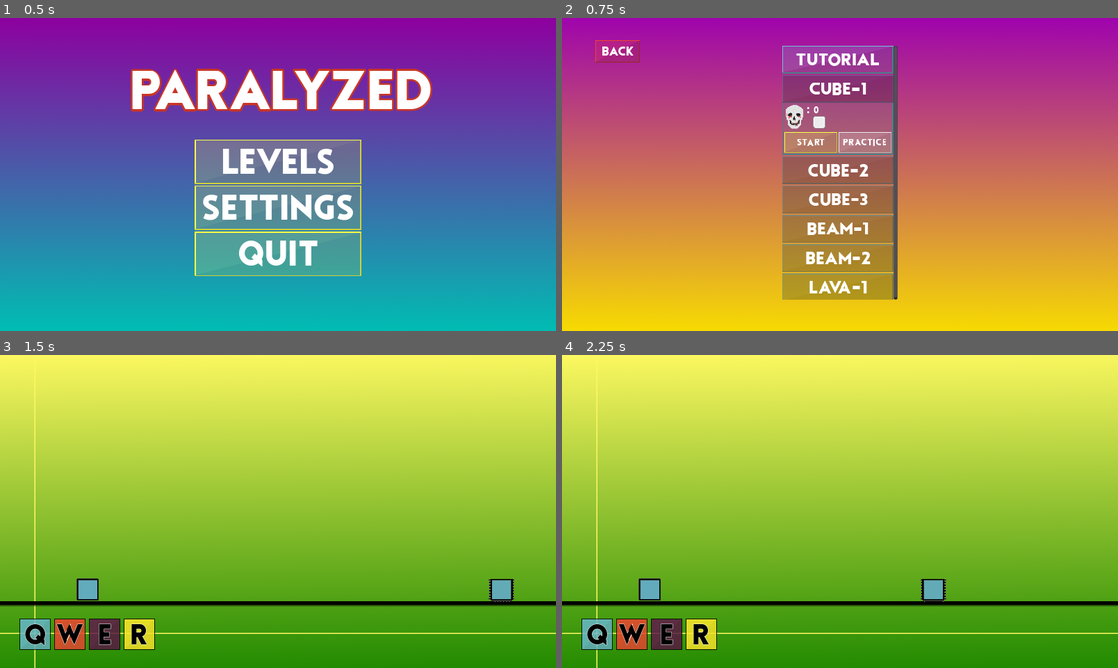
Above: before the commit, frames 1-4 (two rows, left to right).
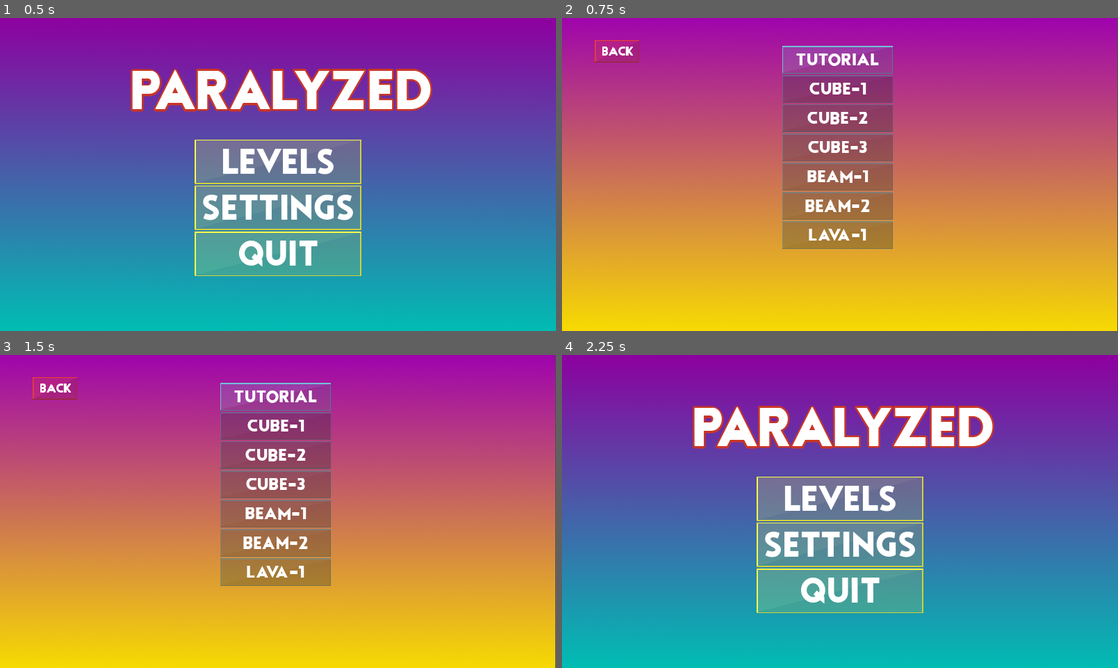
Above: after the commit, the same moments.

Repository: TheSeahorse/Paralyzed
Game: Godot game, scene res://Source/main.tscn
Two runs of this game, one before a commit and one after it. Both use one fixed random seed, a clock stepped at 60 frames per second and the inputs below.
Inputs (mouse positions are in pixels of both pictures, inside the frame that each line leads up to):
- Up to frame 1 (0.5 s): no input
- Up to frame 2 (0.75 s): click "levels" at 0.5 s
- Up to frame 3 (1.5 s): click (250, 480) at 1.25 s, where only the run before the commit has a clickable "start"
- Up to frame 4 (2.25 s): click (617, 389) at 2 s, where only the run after the commit has a clickable "back"

Frame 1 is identical in both runs. In frame 2, 9.6% of the frame differs, in the area x 5-100%, y 0-100%; in frame 3, 100%; in frame 4, 100%, in the area x 0-100%, y 0-100%.

Commit message:
LEVELS_CLEARED and DEATHS now also count practice levels separately

Diff:
--- a/Character models/Menues/Fonts/start_practice.tres
+++ b/Character models/Menues/Fonts/start_practice.tres
@@ -3,5 +3,5 @@
 [ext_resource path="res://Character models/Menues/Fonts/Tourmaline-Bold.ttf" type="DynamicFontData" id=1]
 
 [resource]
-size = 26
+size = 24
 font_data = ExtResource( 1 )
--- a/Source/Levels/tutorial.tscn
+++ b/Source/Levels/tutorial.tscn
@@ -7,7 +7,7 @@
 [ext_resource path="res://Source/Actors/popup.tscn" type="PackedScene" id=6]
 
 [node name="tutorial" type="Node2D"]
-position = Vector2( 975, -2 )
+position = Vector2( 974, 19 )
 script = ExtResource( 1 )
 
 [node name="TileMap" type="TileMap" parent="."]
@@ -17,7 +17,7 @@
 collision_layer = 8
 collision_mask = 0
 format = 1
-tile_data = PoolIntArray( 1179549, 0, 0, 1179550, 0, 0, 1179551, 0, 0,  …(4230 unchanged characters)…
+tile_data = PoolIntArray( 1179532, 0, 0, 1179533, 0, 0, 1179534, 0, 0, 1179535, 0, 0, 1179536, 0, 0, 1179537, 0, 0, 1179538, 0, 0, 1179539, 0, 0, 1179540, 0, 0, 1179541, 0, 0, 1179542, 0, 0, 1179543, 0, 0, 1179544, 0, 0, 1179545, 0, 0, 1179546, 0, 0, 1179547, 0, 0, 1179548, 0, 0, 1179549, 0, 0, 1179550, 0, 0, 1179551, 0, 0,  …(4230 unchanged characters)…
 
 [node name="square2" parent="." instance=ExtResource( 5 )]
 position = Vector2( 904, -19 )
--- a/Source/Menues/levelMenu.gd
+++ b/Source/Menues/levelMenu.gd
@@ -16,8 +16,12 @@
 	var counter = 0
 	for n in level_node.get_children():
 		var death_node = get_node("ScrollContainer/levels/" + n.get_name() + "/TextureRect/deaths")
+		var death_practice_node = get_node("ScrollContainer/levels/" + n.get_name() + "/TextureRect/deaths_practice")
+		var deaths_array = get_parent().get_parent().DEATHS[counter]
 		if death_node != null:
-			death_node.set_text(": " + str(get_parent().get_parent().DEATHS[counter]))
+			death_node.set_text(": " + str(deaths_array[0]))
+		if death_practice_node != null:
+			death_practice_node.set_text(": " + str(deaths_array[1]))
 		counter += 1
 
 
@@ -76,12 +80,23 @@
 	hide_level_menu()
 
 
+# called in mainMenu
 func enable_level(level: String):
 	var node = get_node("ScrollContainer/levels/" + level + "/TextureButton")
 	if node != null:
 		node.set_disabled(false)
 
 
+# called in mainMenu
+func show_checkmarks(level_number: int, cleared_normal: bool, cleared_practice: bool):
+	var container = get_node("ScrollContainer/levels")
+	var levels = container.get_children()
+	var level = levels[level_number]
+	if cleared_normal:
+		get_node("ScrollContainer/levels/" + level.get_name() + "/TextureRect/HBoxContainer/TextureButton2/checkmark").show()
+	if cleared_practice:
+		get_node("ScrollContainer/levels/" + level.get_name() + "/TextureRect/HBoxContainer/TextureButton/checkmark").show()
+
 func _on_goBack_pressed() -> void:
 	if get_parent().get_parent().SETTINGS[2]:
 		$click.play()
--- a/Source/Menues/levelMenu.tscn
+++ b/Source/Menues/levelMenu.tscn
@@ -21,11 +21,13 @@
 [ext_resource path="res://Character models/Menues/practice_button_normal.png" type="Texture" id=19]
 [ext_resource path="res://Character models/Menues/Fonts/start_practice.tres" type="DynamicFont" id=20]
 [ext_resource path="res://Character models/Menues/skull.png" type="Texture" id=21]
-[ext_resource path="res://Character models/Menues/grey_box.png" type="Texture" id=22]
+[ext_resource path="res://Character models/Menues/blue_checkmark.png" type="Texture" id=22]
 
 [node name="menu" type="Control"]
 anchor_right = 1.0
 anchor_bottom = 1.0
+margin_left = -1.0
+margin_right = -1.0
 script = ExtResource( 1 )
 __meta__ = {
 "_edit_use_anchors_": false
@@ -47,7 +49,7 @@
 
 [node name="levels" type="VBoxContainer" parent="ScrollContainer"]
 margin_right = 320.0
-margin_bottom = 738.0
+margin_bottom = 584.0
 __meta__ = {
 "_edit_use_anchors_": false
 }
@@ -105,6 +107,17 @@
 "_edit_use_anchors_": false
 }
 
+[node name="checkmark" type="TextureRect" parent="ScrollContainer/levels/tutorial/TextureRect/HBoxContainer/TextureButton2"]
+visible = false
+margin_left = 127.0
+margin_top = 35.0
+margin_right = 148.0
+margin_bottom = 55.0
+texture = ExtResource( 22 )
+__meta__ = {
+"_edit_use_anchors_": false
+}
+
 [node name="Label" type="Label" parent="ScrollContainer/levels/tutorial/TextureRect/HBoxContainer/TextureButton2"]
 anchor_right = 1.0
 anchor_bottom = 1.0
@@ -132,6 +145,17 @@
 text = "practice"
 align = 1
 valign = 1
+__meta__ = {
+"_edit_use_anchors_": false
+}
+
+[node name="checkmark" type="TextureRect" parent="ScrollContainer/levels/tutorial/TextureRect/HBoxContainer/TextureButton"]
+visible = false
+margin_left = 128.0
+margin_top = 35.0
+margin_right = 149.0
+margin_bottom = 55.0
+texture = ExtResource( 22 )
 __meta__ = {
 "_edit_use_anchors_": false
 }
@@ -148,6 +172,18 @@
 "_edit_use_anchors_": false
 }
 
+[node name="TextureRect2" type="TextureRect" parent="ScrollContainer/levels/tutorial/TextureRect"]
+anchor_top = 0.5
+anchor_bottom = 0.5
+margin_left = 166.0
+margin_top = -68.0
+margin_right = 224.0
+margin_bottom = 2.0
+texture = ExtResource( 21 )
+__meta__ = {
+"_edit_use_anchors_": false
+}
+
 [node name="deaths" type="Label" parent="ScrollContainer/levels/tutorial/TextureRect"]
 anchor_top = 0.5
 anchor_bottom = 0.5
@@ -156,11 +192,22 @@
 margin_right = 84.0
 margin_bottom = -18.0
 custom_fonts/font = ExtResource( 20 )
+text = ": 102"
+
+[node name="deaths_practice" type="Label" parent="ScrollContainer/levels/tutorial/TextureRect"]
+anchor_top = 0.5
+anchor_bottom = 0.5
+margin_left = 230.0
+margin_top = -46.0
+margin_right = 239.0
+margin_bottom = -18.0
+custom_fonts/font = ExtResource( 20 )
+text = ": 221"
 
 [node name="level1" type="VBoxContainer" parent="ScrollContainer/levels"]
 margin_top = 84.0
 margin_right = 320.0
-margin_bottom = 318.0
+margin_bottom = 164.0
 
 [node name="TextureButton" type="TextureButton" parent="ScrollContainer/levels/level1"]
 margin_right = 320.0
@@ -183,6 +230,7 @@
 }
 
 [node name="TextureRect" type="TextureRect" parent="ScrollContainer/levels/level1"]
+visible = false
 margin_top = 84.0
 margin_right = 320.0
 margin_bottom = 234.0
@@ -211,6 +259,17 @@
 "_edit_use_anchors_": false
 }
 
+[node name="checkmark" type="TextureRect" parent="ScrollContainer/levels/level1/TextureRect/HBoxContainer/TextureButton2"]
+visible = false
+margin_left = 127.0
+margin_top = 35.0
+margin_right = 148.0
+margin_bottom = 55.0
+texture = ExtResource( 22 )
+__meta__ = {
+"_edit_use_anchors_": false
+}
+
 [node name="Label" type="Label" parent="ScrollContainer/levels/level1/TextureRect/HBoxContainer/TextureButton2"]
 anchor_right = 1.0
 anchor_bottom = 1.0
@@ -242,23 +301,37 @@
 "_edit_use_anchors_": false
 }
 
+[node name="checkmark" type="TextureRect" parent="ScrollContainer/levels/level1/TextureRect/HBoxContainer/TextureButton"]
+visible = false
+margin_left = 128.0
+margin_top = 35.0
+margin_right = 149.0
+margin_bottom = 55.0
+texture = ExtResource( 22 )
+__meta__ = {
+"_edit_use_anchors_": false
+}
+
 [node name="TextureRect" type="TextureRect" parent="ScrollContainer/levels/level1/TextureRect"]
 anchor_top = 0.5
 anchor_bottom = 0.5
-margin_left = 6.0
-margin_top = -70.0
-margin_right = 64.0
+margin_left = 11.0
+margin_top = -68.0
+margin_right = 69.0
+margin_bottom = 2.0
 texture = ExtResource( 21 )
 __meta__ = {
 "_edit_use_anchors_": false
 }
 
 [node name="TextureRect2" type="TextureRect" parent="ScrollContainer/levels/level1/TextureRect"]
-margin_left = 88.0
-margin_top = 38.0
-margin_right = 126.0
-margin_bottom = 74.0
-texture = ExtResource( 22 )
+anchor_top = 0.5
+anchor_bottom = 0.5
+margin_left = 166.0
+margin_top = -68.0
+margin_right = 224.0
+margin_bottom = 2.0
+texture = ExtResource( 21 )
 __meta__ = {
 "_edit_use_anchors_": false
 }
@@ -266,20 +339,27 @@
 [node name="deaths" type="Label" parent="ScrollContainer/levels/level1/TextureRect"]
 anchor_top = 0.5
 anchor_bottom = 0.5
-margin_left = 70.0
-margin_top = -69.0
-margin_right = 120.0
-margin_bottom = -41.0
-custom_fonts/font = ExtResource( 20 )
-text = ": 111"
-__meta__ = {
-"_edit_use_anchors_": false
-}
+margin_left = 75.0
+margin_top = -46.0
+margin_right = 84.0
+margin_bottom = -18.0
+custom_fonts/font = ExtResource( 20 )
+text = ": 102"
+
+[node name="deaths_practice" type="Label" parent="ScrollContainer/levels/level1/TextureRect"]
+anchor_top = 0.5
+anchor_bottom = 0.5
+margin_left = 230.0
+margin_top = -46.0
+margin_right = 239.0
+margin_bottom = -18.0
+custom_fonts/font = ExtResource( 20 )
+text = ": 221"
 
 [node name="level2" type="VBoxContainer" parent="ScrollContainer/levels"]
-margin_top = 322.0
-margin_right = 320.0
-margin_bottom = 402.0
+margin_top = 168.0
+margin_right = 320.0
+margin_bottom = 248.0
 
 [node name="TextureButton" type="TextureButton" parent="ScrollContainer/levels/level2"]
 margin_right = 320.0
@@ -331,6 +411,17 @@
 "_edit_use_anchors_": false
 }
 
+[node name="checkmark" type="TextureRect" parent="ScrollContainer/levels/level2/TextureRect/HBoxContainer/TextureButton2"]
+visible = false
+margin_left = 127.0
+margin_top = 35.0
+margin_right = 148.0
+margin_bottom = 55.0
+texture = ExtResource( 22 )
+__meta__ = {
+"_edit_use_anchors_": false
+}
+
 [node name="Label" type="Label" parent="ScrollContainer/levels/level2/TextureRect/HBoxContainer/TextureButton2"]
 anchor_right = 1.0
 anchor_bottom = 1.0
@@ -358,6 +449,17 @@
 text = "practice"
 align = 1
 valign = 1
+__meta__ = {
+"_edit_use_anchors_": false
+}
+
+[node name="checkmark" type="TextureRect" parent="ScrollContainer/levels/level2/TextureRect/HBoxContainer/TextureButton"]
+visible = false
+margin_left = 128.0
+margin_top = 35.0
+margin_right = 149.0
+margin_bottom = 55.0
+texture = ExtResource( 22 )
 __meta__ = {
 "_edit_use_anchors_": false
 }
@@ -374,6 +476,18 @@
 "_edit_use_anchors_": false
 }
 
+[node name="TextureRect2" type="TextureRect" parent="ScrollContainer/levels/level2/TextureRect"]
+anchor_top = 0.5
+anchor_bottom = 0.5
+margin_left = 166.0
+margin_top = -68.0
+margin_right = 224.0
+margin_bottom = 2.0
+texture = ExtResource( 21 )
+__meta__ = {
+"_edit_use_anchors_": false
+}
+
 [node name="deaths" type="Label" parent="ScrollContainer/levels/level2/TextureRect"]
 anchor_top = 0.5
 anchor_bottom = 0.5
@@ -382,11 +496,22 @@
 margin_right = 84.0
 margin_bottom = -18.0
 custom_fonts/font = ExtResource( 20 )
+text = ": 102"
+
+[node name="deaths_practice" type="Label" parent="ScrollContainer/levels/level2/TextureRect"]
+anchor_top = 0.5
+anchor_bottom = 0.5
+margin_left = 230.0
+margin_top = -46.0
+margin_right = 239.0
+margin_bottom = -18.0
+custom_fonts/font = ExtResource( 20 )
+text = ": 221"
 
 [node name="level3" type="VBoxContainer" parent="ScrollContainer/levels"]
-margin_top = 406.0
-margin_right = 320.0
-margin_bottom = 486.0
+margin_top = 252.0
+margin_right = 320.0
+margin_bottom = 332.0
 
 [node name="TextureButton" type="TextureButton" parent="ScrollContainer/levels/level3"]
 margin_right = 320.0
@@ -410,9 +535,8 @@
 
 [node name="TextureRect" type="TextureRect" parent="ScrollContainer/levels/level3"]
 visible = false
-margin_top = 84.0
-margin_right = 320.0
-margin_bottom = 234.0
+margin_right = 320.0
+margin_bottom = 150.0
 texture = ExtResource( 13 )
 
 [node name="HBoxContainer" type="HBoxContainer" parent="ScrollContainer/levels/level3/TextureRect"]
@@ -438,6 +562,17 @@
 "_edit_use_anchors_": false
 }
 
+[node name="checkmark" type="TextureRect" parent="ScrollContainer/levels/level3/TextureRect/HBoxContainer/TextureButton2"]
+visible = false
+margin_left = 127.0
+margin_top = 35.0
+margin_right = 148.0
+margin_bottom = 55.0
+texture = ExtResource( 22 )
+__meta__ = {
+"_edit_use_anchors_": false
+}
+
 [node name="Label" type="Label" parent="ScrollContainer/levels/level3/TextureRect/HBoxContainer/TextureButton2"]
 anchor_right = 1.0
 anchor_bottom = 1.0
@@ -465,6 +600,17 @@
 text = "practice"
 align = 1
 valign = 1
+__meta__ = {
+"_edit_use_anchors_": false
+}
+
+[node name="checkmark" type="TextureRect" parent="ScrollContainer/levels/level3/TextureRect/HBoxContainer/TextureButton"]
+visible = false
+margin_left = 128.0
+margin_top = 35.0
+margin_right = 149.0
+margin_bottom = 55.0
+texture = ExtResource( 22 )
 __meta__ = {
 "_edit_use_anchors_": false
 }
@@ -481,6 +627,18 @@
 "_edit_use_anchors_": false
 }
 
+[node name="TextureRect2" type="TextureRect" parent="ScrollContainer/levels/level3/TextureRect"]
+anchor_top = 0.5
+anchor_bottom = 0.5
+margin_left = 166.0
+margin_top = -68.0
+margin_right = 224.0
+margin_bottom = 2.0
+texture = ExtResource( 21 )
+__meta__ = {
+"_edit_use_anchors_": false
+}
+
 [node name="deaths" type="Label" parent="ScrollContainer/levels/level3/TextureRect"]
 anchor_top = 0.5
 anchor_bottom = 0.5
@@ -489,11 +647,22 @@
 margin_right = 84.0
 margin_bottom = -18.0
 custom_fonts/font = ExtResource( 20 )
+text = ": 102"
+
+[node name="deaths_practice" type="Label" parent="ScrollContainer/levels/level3/TextureRect"]
+anchor_top = 0.5
+anchor_bottom = 0.5
+margin_left = 230.0
+margin_top = -46.0
+margin_right = 239.0
+margin_bottom = -18.0
+custom_fonts/font = ExtResource( 20 )
+text = ": 221"
 
 [node name="level4" type="VBoxContainer" parent="ScrollContainer/levels"]
-margin_top = 490.0
-margin_right = 320.0
-margin_bottom = 570.0
+margin_top = 336.0
+margin_right = 320.0
+margin_bottom = 416.0
 
 [node name="TextureButton" type="TextureButton" parent="ScrollContainer/levels/level4"]
 margin_right = 320.0
@@ -598,9 +767,9 @@
 custom_fonts/font = ExtResource( 20 )
 
 [node name="level5" type="VBoxContainer" parent="ScrollContainer/levels"]
-margin_top = 574.0
-margin_right = 320.0
-margin_bottom = 654.0
+margin_top = 420.0
+margin_right = 320.0
+margin_bottom = 500.0
 
 [node name="TextureButton" type="TextureButton" parent="ScrollContainer/levels/level5"]
 margin_right = 320.0
@@ -705,9 +874,9 @@
 custom_fonts/font = ExtResource( 20 )
 
 [node name="level6" type="VBoxContainer" parent="ScrollContainer/levels"]
-margin_top = 658.0
-margin_right = 320.0
-margin_bottom = 738.0
+margin_top = 504.0
+margin_right = 320.0
+margin_bottom = 584.0
 
 [node name="TextureButton" type="TextureButton" parent="ScrollContainer/levels/level6"]
 margin_right = 320.0
--- a/Source/Menues/mainMenu.gd
+++ b/Source/Menues/mainMenu.gd
@@ -104,16 +104,19 @@
 	display_cleared_levels()
 	levelmenu.show_level_menu()
 
-
+# just nu visar den bara alla nivåer som är efter en nivå klarad i normal mode
 func display_cleared_levels():
 	var levels_cleared = get_parent().LEVELS_CLEARED
 	var level_order = get_parent().LEVEL_ORDER
-	for level in levels_cleared:
-		if level_order.size() - 1 == levels_cleared.find(level):
-			return
-		else:
-			var next_level = level_order[level_order.find(level) + 1]
-			levelmenu.enable_level(next_level)
+	var count = 0
+	for levels in levels_cleared:
+		var cleared_normal = levels[0]
+		var cleared_practice = levels[1]
+		if cleared_normal:
+			if count < level_order.size():
+				levelmenu.enable_level(level_order[count + 1])
+		levelmenu.show_checkmarks(count, cleared_normal, cleared_practice)
+		count += 1
 
 
 func _on_Start_pressed() -> void:
--- a/Source/Tutorials/levelCleared.gd
+++ b/Source/Tutorials/levelCleared.gd
@@ -15,8 +15,9 @@
 
 func calculate_deaths():
 	var total_deaths = 0
-	for death in get_parent().DEATHS:
-		total_deaths += death
+	for deaths in get_parent().DEATHS:
+		total_deaths += deaths[0]
+		total_deaths += deaths[1]
 	$Sprite/totaldeaths.text = "Total deaths: " + str(total_deaths + get_parent().CURRENT_DEATHS)
 	$Sprite/deaths.text = "Deaths: " + str(get_parent().CURRENT_DEATHS)
 
--- a/Source/main.gd
+++ b/Source/main.gd
@@ -12,12 +12,12 @@
 var LEVEL_START_TIME # the unix.time current level started playing
 var TIME_PLAYED # the total time the game has been played in seconds (since last save)
 var CURRENT_DEATHS: int = 0 # amount of deaths on current run of current level
-var DEATHS: Array # amount of deaths in each stage
+var DEATHS: Array # array of arrays with [normal,practice] structure, in order of the levels
 var CURRENT_LEVEL # name of most recent level as a string
 var PRACTICE # true if practice play is on, false if real play is on
 var PRACTICE_SAVED_PLAYER_VECTORS: = [] # all the saved player positions from first to last in a practice round
 var LEVEL_ORDER: Array = ["tutorial", "level1", "level2", "level3", "level4"] # order in which the levels should appear, used in mainMenu
-var LEVELS_CLEARED: Array # the amount of unique levels cleared
+var LEVELS_CLEARED: Array # array of arrays in format [[true, false], [false, true]] where [normal_level, practice_level] and all levels are in order, tutorial first
 var CAN_PAUSE: = true
 var SETTINGS: = [true, true, true] #settings in a "map" HUD, Music, Sound
 
@@ -56,7 +56,7 @@
 	CURRENT_LEVEL = levelName
 	player = load("res://Source/Actors/player.tscn").instance()
 	player.connect("levelcleared", self, "display_popup", ["levelCleared"])
-	player.connect("playerdead", self, "restart_level", [levelName])
+	player.connect("playerdead", self, "player_died")
 	level = load("res://Source/Levels/" + levelName + ".tscn").instance()
 	if SETTINGS[0]:
 		hud = load("res://Source/Tutorials/playerHud.tscn").instance()
@@ -122,18 +122,33 @@
 
 func player_cleared_level():
 	save_deaths()
-	if not LEVELS_CLEARED.has(CURRENT_LEVEL):
-		LEVELS_CLEARED.append(CURRENT_LEVEL)
+	calculate_cleared_level()
+	PRACTICE_SAVED_PLAYER_VECTORS = []
 	save_game()
-	PRACTICE_SAVED_PLAYER_VECTORS = []
 	mainmenu.show_level_menu()
 	if SETTINGS[1]:
 		mainmenu.start_music()
 	remove_player_and_level()
 
 
+func calculate_cleared_level():
+	var index = LEVEL_ORDER.find(CURRENT_LEVEL)
+	var current_clear_array = LEVELS_CLEARED[index]
+	if PRACTICE:
+		current_clear_array[1] = true
+	else:
+		current_clear_array[0] = true
+	LEVELS_CLEARED[index] = current_clear_array
+
+
+# I DEATHS arrayen ska det vara [normal_deaths: int, practice_deaths: int]
 func save_deaths():
-	DEATHS[LEVEL_ORDER.find(CURRENT_LEVEL)] += CURRENT_DEATHS
+	var current_level_deaths = DEATHS[LEVEL_ORDER.find(CURRENT_LEVEL)]
+	if PRACTICE:
+		current_level_deaths[1] += CURRENT_DEATHS
+	else:
+		current_level_deaths[0] += CURRENT_DEATHS
+	DEATHS[LEVEL_ORDER.find(CURRENT_LEVEL)] = current_level_deaths
 	save_game()
 	CURRENT_DEATHS = 0
 
@@ -154,8 +169,8 @@
 func load_savestate():
 	var load_game = File.new()
 	if not load_game.file_exists("user://savegame.save"):
-		DEATHS = [0, 0, 0, 0, 0, 0, 0, 0, 0]
-		LEVELS_CLEARED = []
+		DEATHS = [[0, 0], [0, 0], [0, 0], [0, 0], [0, 0], [0, 0], [0, 0]]
+		LEVELS_CLEARED = [[false, false], [false, false], [false, false], [false, false], [false, false], [false, false], [false, false]]
 		TIME_PLAYED = 0
 	else:
 		load_game.open("user://savegame.save", File.READ)
@@ -166,7 +181,7 @@
 		TIME_PLAYED = savestate.time_played
 
 
-func restart_level(_levelName: String):
+func player_died():
 	# ADD save here if you don't want stats to disappear if the user would rage quit
 	CURRENT_DEATHS += 1
 	player.play_death_animation()
Binary file added: Character models/Menues/blue_checkmark.png
Not shown, added: Character models/Menues/blue_checkmark.png.import
